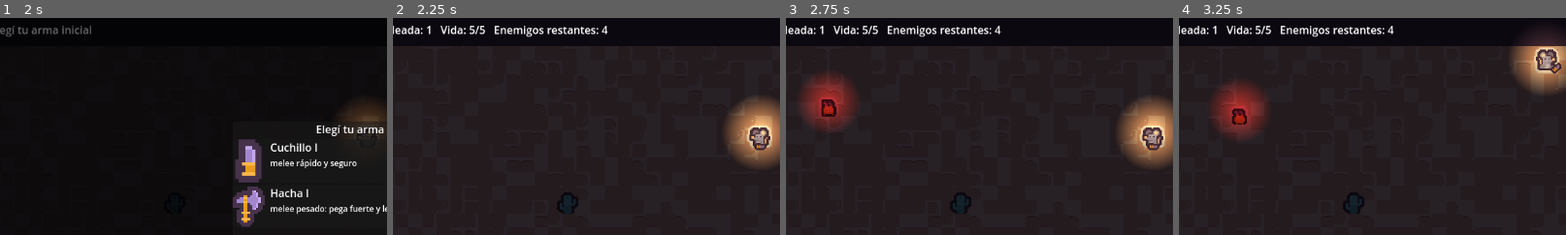
Above: before the commit, frames 1-4 (left to right).
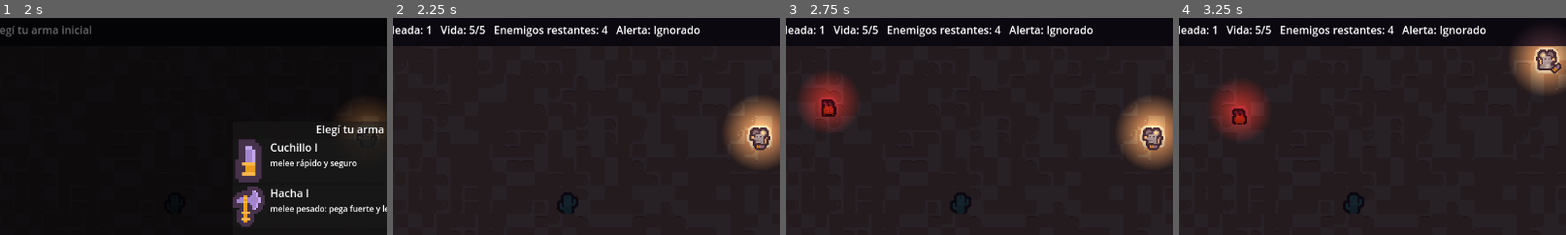
Above: after the commit, the same moments.

Repository: ksanch3x/Justiciero
Game: Godot game, scene res://scenes/Main.tscn
Two runs of this game, one before a commit and one after it. Both use one fixed random seed, a clock stepped at 60 frames per second and the inputs below.
Inputs (mouse positions are % of the whole screen's width and height, from its top left):
- Up to frame 1 (2 s): tap Enter at 0.5 s; move the mouse to (45, 70) at 0.52 s; hold W (move_up) 0.53-1.25 s; tap Space (dash) at 0.6 s; click (50, 54) at 1.25 s
- Up to frame 2 (2.25 s): click (50, 34) at 2.02 s
- Up to frame 3 (2.75 s): no input
- Up to frame 4 (3.25 s): move the mouse to (80, 65) at 2.77 s; hold W (move_up) from 2.78 s (still down); click (80, 65) at 2.85 s
The pictures show only the part of the screen within x 3-53%, y 2-51%; the shares and areas given below are measured in that part.

Frame 1 is identical in both runs. In frame 2, 0.5% of the frame differs, in the area x 57-80%, y 3-9%; in frame 3, 0.5%; in frame 4, 0.5%.

Commit message:
Sistema de Alerta: FactionManager autoload (GDD Fase 3, sin policía aún)
Medidor 0-100 con niveles Ignorado/Sospecha/Persecución/Bloqueo, sube por
ruido (disparo/melee, ya conectado desde Player.gd) y decae con hold para
no diluir un evento instantáneamente. Por misión (reset en Main._ready),
visible en el HUD para poder probar la curva sin policía todavía.

Diff:
--- a/prototypes/combat-topdown/project.godot
+++ b/prototypes/combat-topdown/project.godot
@@ -13,6 +13,7 @@
 [autoload]
 
 Fx="*res://scripts/Fx.gd"
+FactionManager="*res://scripts/FactionManager.gd"
 
 [input]
 
--- /dev/null
+++ b/prototypes/combat-topdown/scripts/FactionManager.gd
@@ -0,0 +1,76 @@
+extends Node
+
+## Autoload — GDD (games/justiciero/GDD.md) sección 2.2, Sistema de
+## Alerta/Ruido. Por ahora solo el medidor + las reglas de subida/
+## decaimiento; todavía no hay facción Policía que reaccione a esto (ver
+## sección 6 del GDD, ese es el siguiente paso de la Fase 3). Se resetea
+## por misión — a diferencia de Notoriedad (GDD 2.5), que sería persistente
+## entre corridas y todavía no está implementada.
+
+enum AlertLevel { IGNORED, SUSPICION, CHASE, LOCKDOWN }
+
+const LEVEL_NAMES: Array[String] = ["Ignorado", "Sospecha", "Persecución", "Bloqueo"]
+## Umbrales del medidor 0-100 para cada nivel, en el mismo orden que
+## AlertLevel. El nivel se recalcula desde el medidor cada vez que cambia
+## (subida por ruido, bajada por decaimiento) — un solo medidor, sin lógica
+## separada para subir/bajar.
+const LEVEL_THRESHOLDS: Array[float] = [0.0, 25.0, 55.0, 85.0]
+
+## Cuánto sube el medidor cada fuente de ruido (GDD 2.2: disparos = radio
+## grande, casi siempre sube a Nivel 1; melee silencioso salvo testigo).
+## Sin sistema de testigos/radio físico todavía — valor plano por tipo de
+## fuente hasta que haya Área2D de ruido real.
+const NOISE_GUNSHOT: float = 30.0
+const NOISE_MELEE: float = 6.0
+
+## Decae solo cuando no hubo ruido nuevo en los últimos `decay_hold_time`
+## segundos — si no, un solo disparo se diluiría antes de que algo llegue
+## a reaccionar. Le da el ritmo de tensión-alivio que pide el GDD.
+@export var decay_rate: float = 4.0
+@export var decay_hold_time: float = 2.5
+
+var meter: float = 0.0
+var level: int = AlertLevel.IGNORED
+var _hold_timer: float = 0.0
+
+signal level_changed(new_level: int, old_level: int)
+
+func _process(delta: float) -> void:
+	if _hold_timer > 0.0:
+		_hold_timer -= delta
+		return
+	if meter <= 0.0:
+		return
+	meter = max(0.0, meter - decay_rate * delta)
+	_recompute_level()
+
+## Reporta una fuente de ruido (ver constantes NOISE_*). `amount` vive en el
+## mismo rango 0-100 del medidor.
+func report_noise(amount: float) -> void:
+	meter = min(100.0, meter + amount)
+	_hold_timer = decay_hold_time
+	_recompute_level()
+
+func _recompute_level() -> void:
+	var new_level: int = AlertLevel.IGNORED
+	for i in range(LEVEL_THRESHOLDS.size() - 1, -1, -1):
+		if meter >= LEVEL_THRESHOLDS[i]:
+			new_level = i
+			break
+	if new_level != level:
+		var old_level: int = level
+		level = new_level
+		level_changed.emit(level, old_level)
+
+## Reinicia el medidor a 0 — llamar al empezar una incursión nueva (el
+## Nivel de Alerta es por misión, GDD 2.2, no persiste como Notoriedad).
+func reset() -> void:
+	meter = 0.0
+	_hold_timer = 0.0
+	if level != AlertLevel.IGNORED:
+		var old_level: int = level
+		level = AlertLevel.IGNORED
+		level_changed.emit(level, old_level)
+
+func level_name() -> String:
+	return LEVEL_NAMES[level]
--- a/prototypes/combat-topdown/scripts/Main.gd
+++ b/prototypes/combat-topdown/scripts/Main.gd
@@ -112,6 +112,10 @@
 	_upgrade_ui.chosen.connect(_on_upgrade_chosen)
 	_upgrade_ui.door_chosen.connect(_on_door_chosen)
 
+	# Nivel de Alerta es por misión (GDD 2.2) — arranca en 0 en cada corrida
+	# nueva, a diferencia de una futura Notoriedad persistente.
+	FactionManager.reset()
+
 	_apply_room(RoomData.get_room(current_room_id))
 
 	# Menú principal primero (bloquea _process igual que _choosing_upgrade):
@@ -481,7 +485,11 @@
 		else:
 			ammo_text = "   Munición: %d/%d" % [_player.current_ammo, _player.current_mag_size]
 
-	_hud.text = "Oleada: %d   Vida: %d/%d   Enemigos restantes: %d%s" % [wave_number, hp, max_hp, alive_or_pending, ammo_text]
+	# Nivel de Alerta a la vista mientras no hay policía real que reaccione
+	# (ver FactionManager.gd) — permite probar que sube/decae bien.
+	var alert_text: String = "   Alerta: %s" % FactionManager.level_name()
+
+	_hud.text = "Oleada: %d   Vida: %d/%d   Enemigos restantes: %d%s%s" % [wave_number, hp, max_hp, alive_or_pending, ammo_text, alert_text]
 
 # ---------------------------------------------------------------------------
 # UI kit del pack (barra de vida del jefe, menú principal) — ver STATUS.md
--- a/prototypes/combat-topdown/scripts/Player.gd
+++ b/prototypes/combat-topdown/scripts/Player.gd
@@ -364,6 +364,10 @@
 			enemy.global_position += push_dir * melee_knockback
 	_play_melee_lunge()
 	_start_shake(1.5)
+	# GDD 2.2: melee es silencioso comparado con las armas de fuego (sin
+	# sistema de testigos todavía, así que por ahora es un ruido chico
+	# plano en vez de "silencioso salvo testigo").
+	FactionManager.report_noise(FactionManager.NOISE_MELEE)
 
 ## Feedback visual simple: el sprite del arma se adelanta y vuelve.
 func _play_melee_lunge() -> void:
@@ -403,6 +407,8 @@
 	if current_ammo <= 0:
 		_start_reload()
 	_start_shake(1.5)
+	# GDD 2.2: disparos = radio grande, casi siempre sube a Nivel 1 (Sospecha).
+	FactionManager.report_noise(FactionManager.NOISE_GUNSHOT)
 
 func _start_reload() -> void:
 	if is_reloading:
Not shown, changed: prototypes/combat-topdown/STATUS.md
